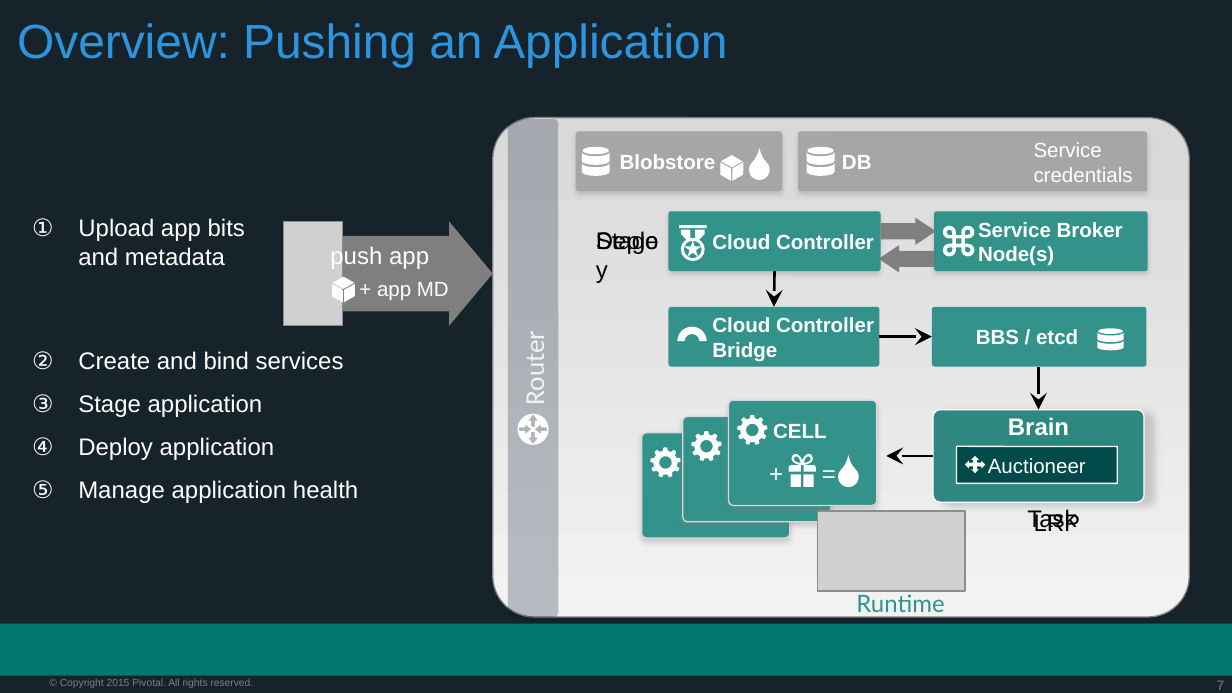
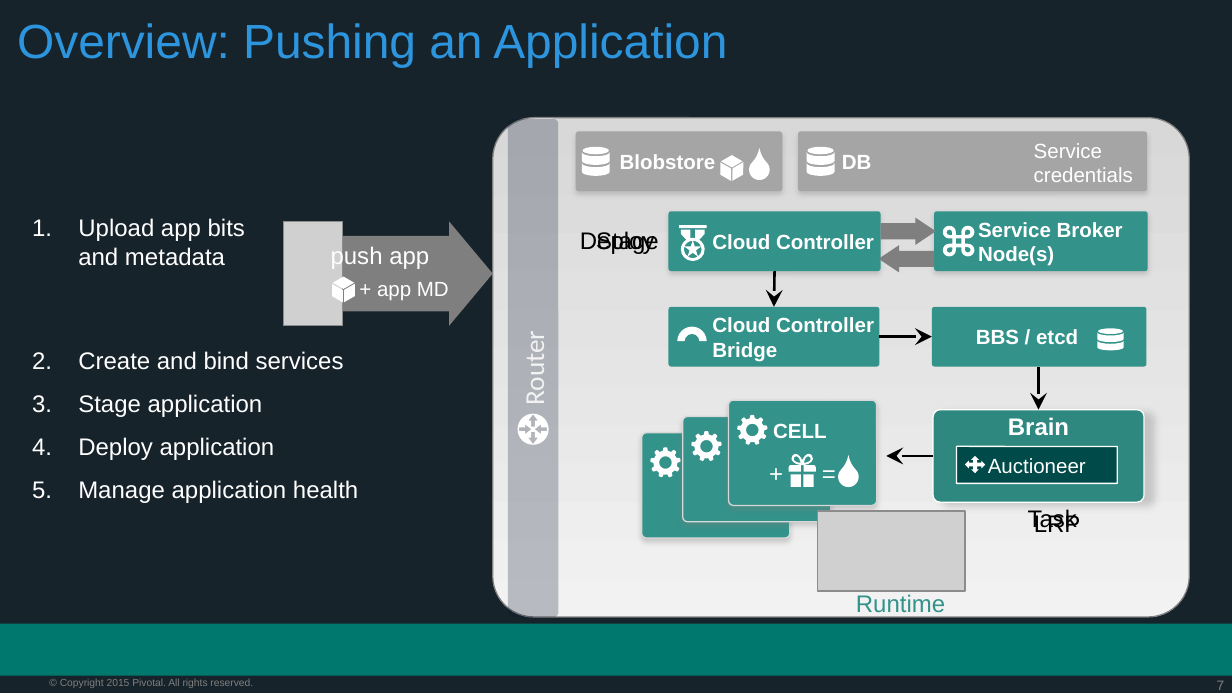
Before and after one commit to kishorepkr/PCF-Workshop-Fox, a slide deck: slide 7 of presentations/PCF-Architecture.pptx. Drawn at 1232x693 pixels with LibreOffice and Linux fonts; fonts in the diff are those of the drawing; grey boxes stand for pictures; background and template pictures are left out. Boxes give left, top, right and bottom in pixels: in the first picture for what was removed or moved away, otherwise in the second. Text is boxed around its words. In the diff, an @@ line names an element or a change of style, - is before the commit and + after.

```diff
--- a/presentations/PCF-Architecture.pptx
+++ b/presentations/PCF-Architecture.pptx
@@ rounded rectangle at [493, 118, 1189, 617]: fill gradient #D9D9D9 to #F2F2F2 to gradient #D8D8D8 to #F2F2F2; outline #808080 0.75 pt to #7F7F7F 0.75 pt @@
@@ text "Upload app bits and metadata" at [78, 218, 245, 266]: bullet circleNumDbPlain to 1. @@
@@ text "Deploy" rewrapped from [584, 219, 683, 261] to [580, 231, 655, 254] @@
@@ text "Create and bind services" at [78, 351, 358, 503]: bullet circleNumDbPlain to 1. @@
@@ text "Runtime" at [856, 594, 945, 618]: font Lato to Arial @@
```
Also in this commit, not shown: 18 other slides changed.
